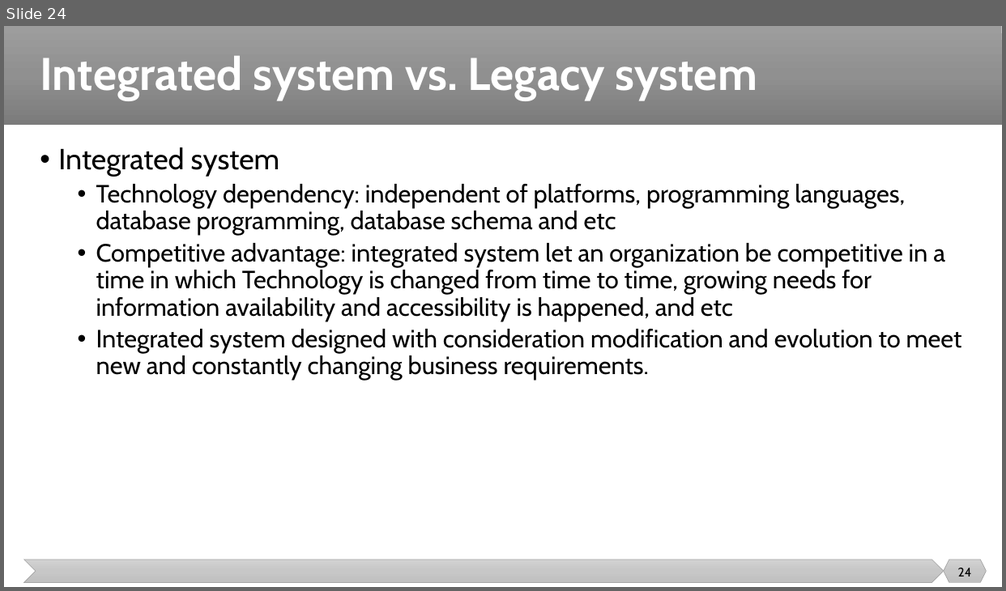
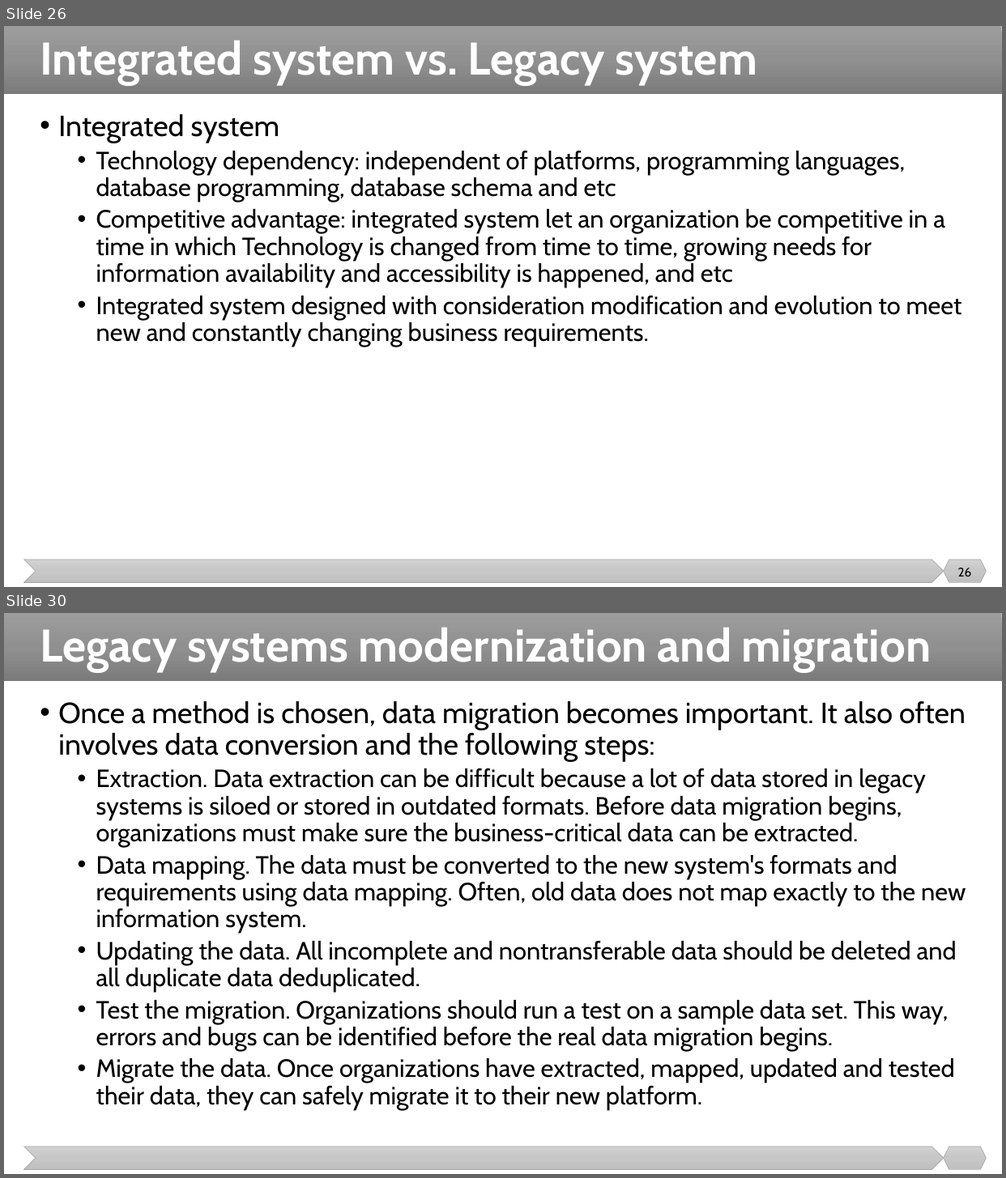
Before and after one commit to malenezi/malenezi, a slide deck: SE495/Lectures/1-Introduction/Introduction.pptx. Shown one above the other, each under a label of ours: slide 24 before the commit, slides 26 and 30 after it; the slides between them are not shown. The pictures are 1006x591 and 1006x1178 pixels, drawn with LibreOffice and Linux fonts; fonts in the diff are those of the drawing. Boxes give left, top, right and bottom in pixels: in the first picture for what was removed or moved away, otherwise in the second. Text is boxed around its words. In the diff, an @@ line names an element or a change of style, - is before the commit and + after.

```diff
--- a/SE495/Lectures/1-Introduction/Introduction.pptx
+++ b/SE495/Lectures/1-Introduction/Introduction.pptx
@@ slide 30 added at (4,613,1002,1174), background #FFFFFF; not listed: 3 template elements that a slide beside it also shows @@
@@ title added at (40,628,931,672), 44 pt, text #FFFFFF, bold @@
+Legacy systems modernization and migration
@@ text added at (58,701,965,1110), 24 pt, text #000000 @@
+• Once a method is chosen, data migration becomes important. It also often involves data conversion and the following steps:
+  • Extraction. Data extraction can be difficult because a lot of data stored in legacy systems is siloed or stored in outdated formats. Before data migration begins, organizations must make sure the business-critical data can be extracted.
+  • Data mapping. The data must be converted to the new system's formats and requirements using data mapping. Often, old data does not map exactly to the new information system.
+  • Updating the data. All incomplete and nontransferable data should be deleted and all duplicate data deduplicated.
+  • Test the migration. Organizations should run a test on a sample data set. This way, errors and bugs can be identified before the real data migration begins.
+  • Migrate the data. Once organizations have extracted, mapped, updated and tested their data, they can safely migrate it to their new platform.
@@ what was slide 24 is now slide 26 @@
@@ slide 26 changed as well @@
@@ rectangle: place and size @@
-rectangle at (4,26,1002,125)
+rectangle at (4,26,1002,94)
@@ title "Integrated system vs. Legacy system": place and size @@
-title "Integrated system vs. Legacy system" at (40,56,757,101)
+title "Integrated system vs. Legacy system" at (40,41,757,85)
@@ text "Integrated system": place and size @@
-text "Integrated system" at (58,148,962,380)
+text "Integrated system" at (58,114,962,347)
@@ page number at (958,568,972,577): text changed @@
-24
+26
```
Also in this commit, not shown: 30 other slides changed, 17 other slides added, 6 slides removed, 11 other files.
